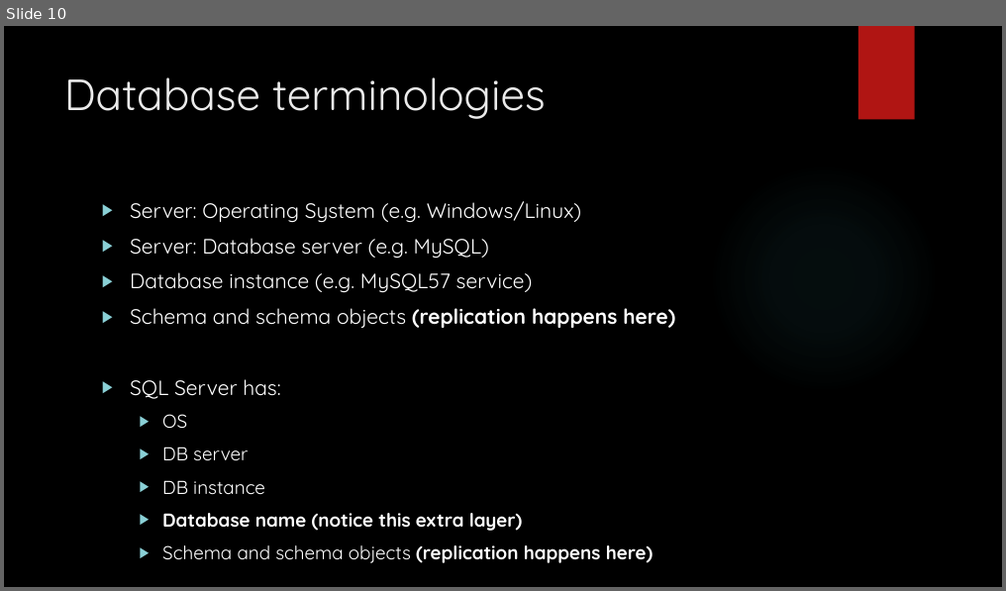
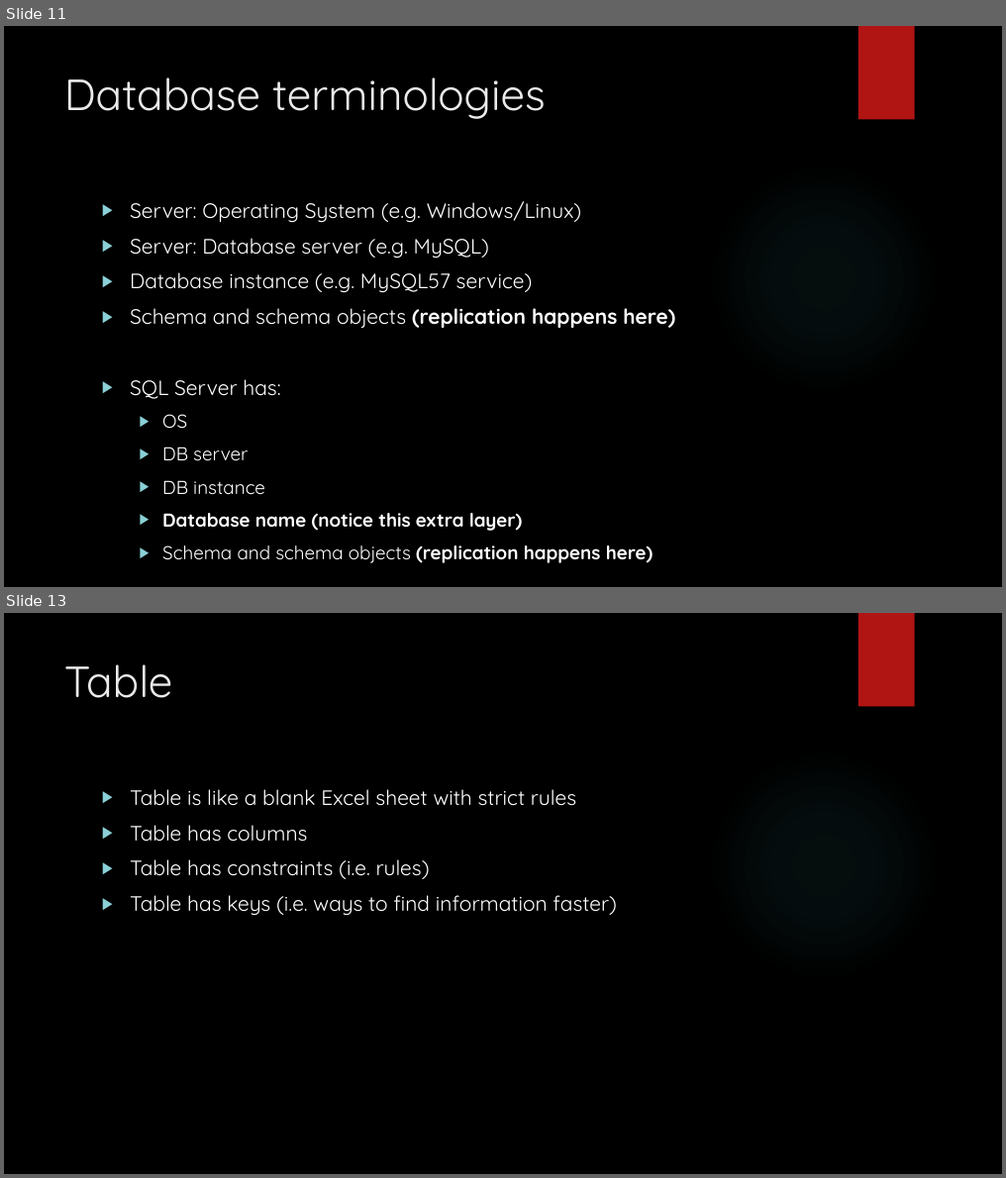
Before and after one commit to zedfoxus/database-bootcamp, a slide deck: Presentation/Database-Bootcamp-Presentation.pptx. Shown one above the other, each under a label of ours: slide 10 before the commit, slides 11 and 13 after it; the slides between them are not shown. The pictures are 1006x591 and 1006x1178 pixels, drawn with LibreOffice and Linux fonts; fonts in the diff are those of the drawing; background and template pictures are left out. Boxes give left, top, right and bottom in pixels: in the first picture for what was removed or moved away, otherwise in the second. Text is boxed around its words. In the diff, an @@ line names an element or a change of style, - is before the commit and + after.

Commit message:
Day 3 table creation

```diff
--- a/Presentation/Database-Bootcamp-Presentation.pptx
+++ b/Presentation/Database-Bootcamp-Presentation.pptx
@@ slide 13 added at [4,613,1002,1174], background picture (left out); not listed: 2 template elements that a slide beside it also shows @@
@@ title added at [64,664,173,698], 42 pt, text #EBEBEB @@
+Table
@@ text added at [130,789,617,915], 20 pt, text #FFFFFF @@
+▶ Table is like a blank Excel sheet with strict rules
+▶ Table has columns
+▶ Table has constraints (i.e. rules)
+▶ Table has keys (i.e. ways to find information faster)
@@ what was slide 10 is now slide 11 @@
```
Also in this commit, not shown: 1 slide changed, 7 other slides added.
